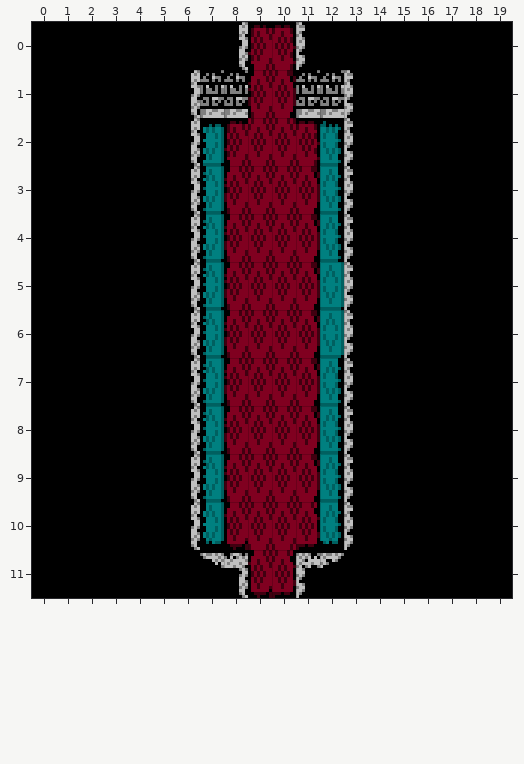
One commit to this Tiled map: tiled/castle_room_21.tmx. The picture above was drawn from the file before the commit.
Cells are 8x16 px. Shown: x 0..19, y 0..11.
Once edited:
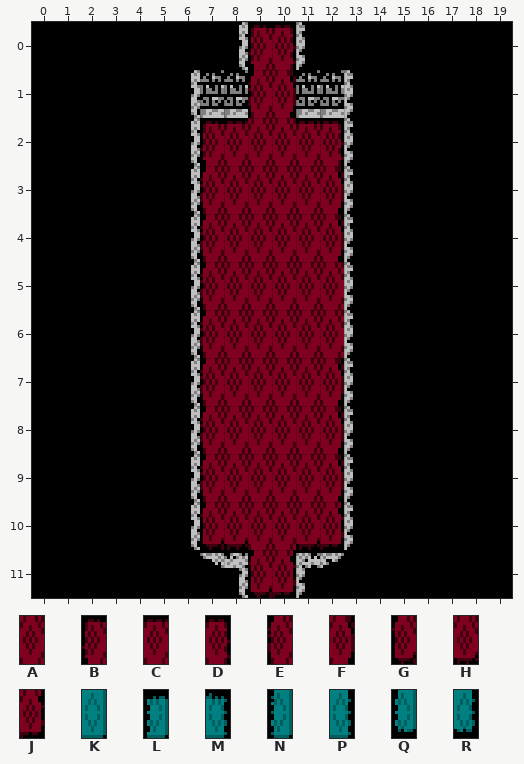
Key: from "castle_carpet": A 0, B 1, C 2, D 3, E 4, F 5, G 6, H 7, J 8; from "castle_tile": K 0, L 1, M 3, N 4, P 5, Q 6, R 8.
_ is an empty cell, . an unchanged one.
Difference:
--- layer "Tile Layer 1"
@@ x 7..12 @@
- 2 LB..DM
- 3 NE..FP
- 4 NE..FP
- 5 NE..FK
- 6 NE..FK
- 7 NE..FP
- 8 NE..FP
- 9 NE..FP
-10 QG..JR
+ 2 BC..CD
+ 3 EA..AF
+ 4 EA..AF
+ 5 EA..AA
+ 6 EA..AA
+ 7 EA..AF
+ 8 EA..AF
+ 9 EA..AF
+10 GH..HJ
Boxes around the changes in both pictures, in picture pixels (x1, y1, x2, y2):
changed: (200, 121, 248, 550)
changed: (296, 121, 344, 550)
